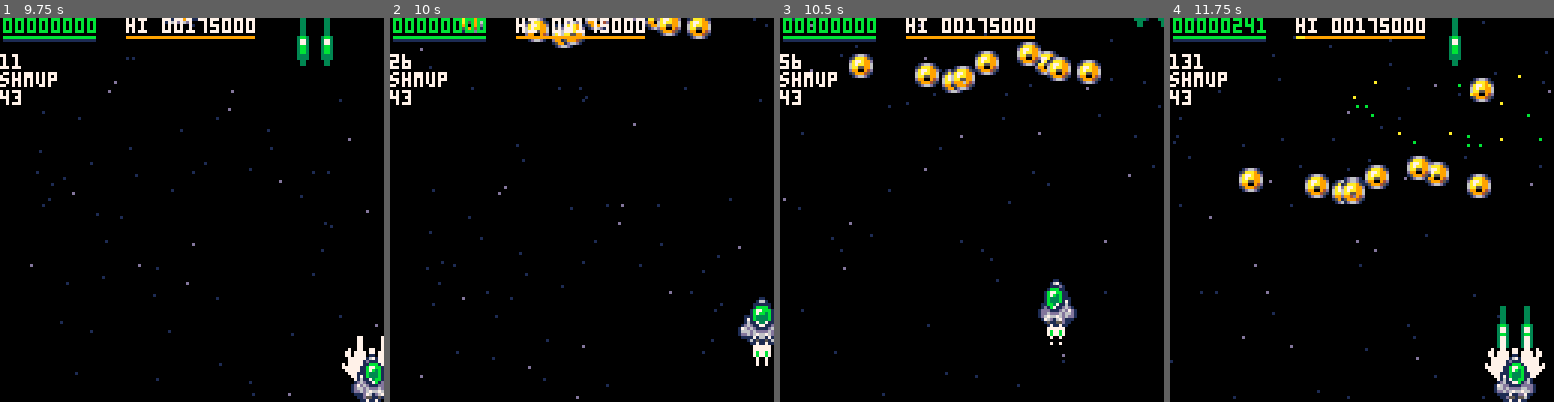
Above: before the commit, frames 1-4 (left to right).
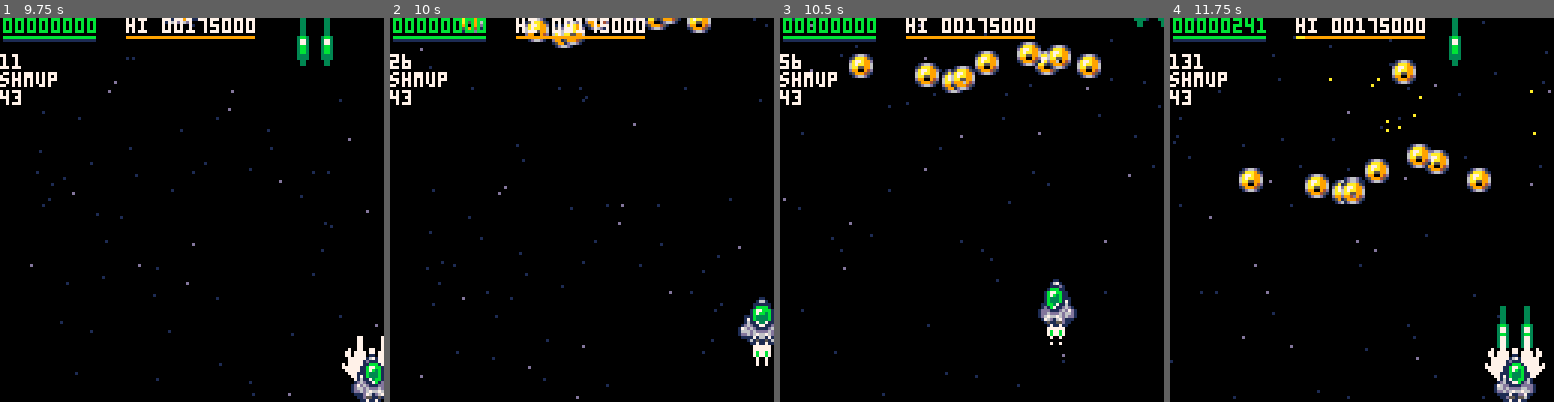
Above: after the commit, the same moments.

Repository: wimpysworld/antsy-alien-attack-pico
Game: PICO-8 cartridge main.p8
Two runs of this game, one before a commit and one after it. Both use one fixed random seed, a clock stepped at 60 frames per second and the inputs below.
Inputs:
- Up to frame 1 (9.75 s): tap X (X key) at 0.33, 1.07, 1.85, 2.97, 4.08, 5.2, 6.32, 7.43, 8.55, 9.67 s; tap O (Z key) at 0.7, 1.7, 2.1, 2.5, 2.9, 3.3, 3.7, 4.1, 4.5, 4.9, 5.3, 5.7, 6.1, 6.5, 6.9, 7.3, 7.7, 8.1, 8.5, 8.9, 9.3, 9.7 s; hold Right 1.6-2.1 s; hold Up 2.15-2.42 s; hold Right 2.47-3.03 s; hold Left 3.08-3.58 s; hold Down 3.63-3.97 s; hold Right 4.02-4.68 s; hold Up 4.73-5.03 s; hold Left 5.08-5.68 s; hold Down 5.73-6.03 s; hold Right 6.08-6.58 s; hold Right 6.63-7.13 s; hold Up 7.18-7.45 s; hold Right 7.5-8.07 s; hold Left 8.12-8.62 s; hold Down 8.67-9 s; hold Right 9.05-9.72 s
- Up to frame 2 (10 s): hold Up from 9.77 s (still down)
- Up to frame 3 (10.5 s): release Up at 10.07 s; tap O (Z key) at 10.1 s; hold Left from 10.12 s (still down)
- Up to frame 4 (11.75 s): tap O (Z key) every 0.4 s from 10.5 to 11.7 s; release Left at 10.72 s; hold Down 10.77-11.07 s; tap X (X key) at 10.78 s; hold Right 11.12-11.62 s

Frame 1 is identical in both runs. In frame 2, 0.6% of the frame differs, in the area x 69-84%, y 0-6%; in frame 3, 1.0%; in frame 4, 2.7%, in the area x 41-97%, y 10-47%.

Commit message:
feat: knock back aliens when they're hit

Diff:
--- a/main.p8
+++ b/main.p8
@@ -1078,6 +1078,7 @@
     del(aliens,al)
    else
     emit_debris(al.sprite.emit_x,al.sprite.emit_y,al.debris_size,pl.debris_style)
+    al.y-=2
     al.sprite.pal_whiteflash=2
     sound_play(5)
    end
